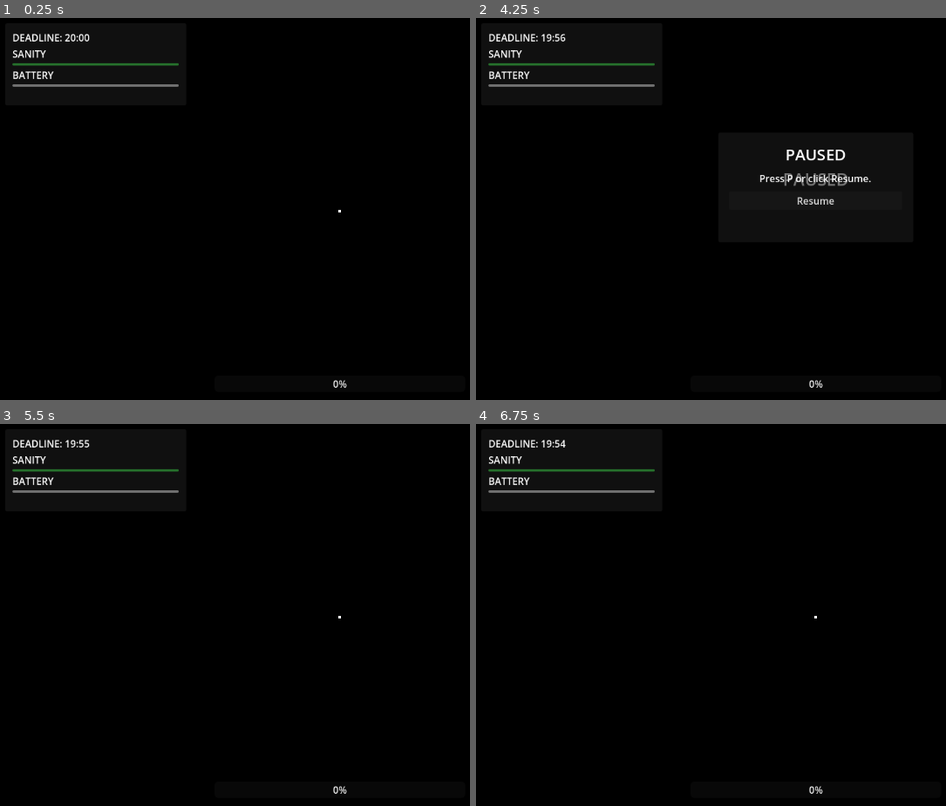
Above: before the commit, frames 1-4 (two rows, left to right).
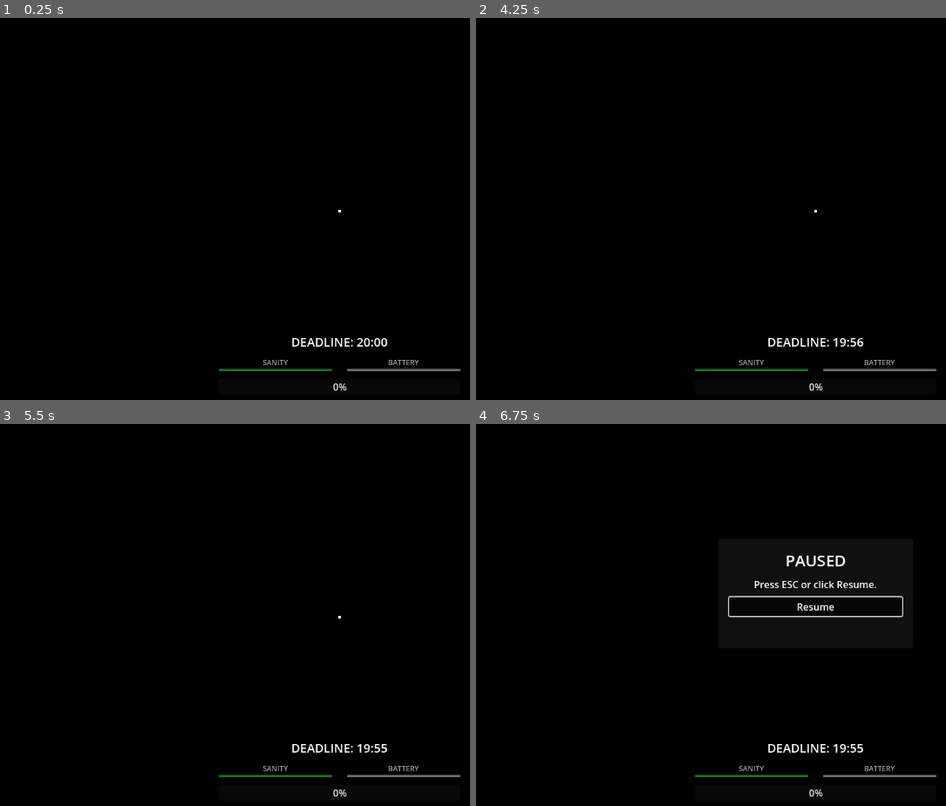
Above: after the commit, the same moments.

Repository: CahyoAditya/Deadline-Slayer-The-Ilham-Effect
Game: Godot game, scene res://Scenes/UI/HUD.tscn
Same seed, same stepped clock (60 frames per second), same inputs: the game is played once before the commit and once after it. This scene is started directly instead of the project's main scene.
Inputs (mouse positions are in pixels of both pictures, inside the frame that each line leads up to):
- Up to frame 1 (0.25 s): no input
- Up to frame 2 (4.25 s): tap Enter at 0.5, 2.75 s; move the mouse to (outside the picture) at 0.52 s; hold D (move_right) 0.53-1.25 s; hold F (flashlight) 0.53-1.25 s; click (outside the picture) at 0.67 s; drag from (678, 231) to (781, 289) at 1.27 s; tap Space at 2, 3.5 s; move the mouse to (884, 124) at 2.02 s; hold D (move_right) 2.03-2.75 s; tap V at 2.1 s; click (884, 124) at 2.17 s; drag from (781, 289) to (607, 151) at 2.77 s; move the mouse to (outside the picture) at 3.52 s; hold A (move_left) from 3.53 s (still down); hold E (interact) from 3.53 s (still down); click (outside the picture) at 3.67 s; tap P (pause) at 4.15 s
- Up to frame 3 (5.5 s): release A (move_left) at 4.25 s; release E (interact) at 4.25 s; click (338, 607) at 4.25 s, where only the run before the commit has a clickable "Resume"; tap Enter at 5 s; move the mouse to (286, 611) at 5.02 s; hold W (move_forward) from 5.03 s (still down); tap V at 5.1 s; click (286, 611) at 5.17 s
- Up to frame 4 (6.75 s): tap Escape (ui_cancel) at 5.65 s; move the mouse to (823, 618) at 5.77 s; hold F (flashlight) 5.78-6.53 s; click (823, 618) at 5.92 s; tap Space at 6.5 s; move the mouse to (790, 611) at 6.52 s; release W (move_forward) at 6.53 s; hold D (move_right) from 6.53 s (still down); tap E (interact) at 6.6 s; click (790, 611) at 6.67 s

The runs differ from the first frame. In frame 1, 1.7% of the frame differs, in the area x 2-98%, y 4-98%; in frame 2, 2.5%; in frame 3, 1.7%; in frame 4, 2.7%.

Commit message:
feat: implement game manager, shader controller, and coding terminal interaction system

Diff:
--- a/Scenes/Props/CodingTerminal.tscn
+++ b/Scenes/Props/CodingTerminal.tscn
@@ -53,4 +53,4 @@
 grow_vertical = 2
 
 [node name="CameraMarker" type="Marker3D" parent="."]
-transform = Transform3D(-4.371139e-08, 1.0000001, -7.4505806e-08, 0, 7.4505806e-08, 1.0000001, 1, 4.3711392e-08, -3.2567523e-15, 0, 0.6052281, 0)
+transform = Transform3D(-4.371139e-08, 1.0000001, -7.4505806e-08, 0, 7.4505806e-08, 1.0000001, 1, 4.3711392e-08, -3.2567523e-15, 0, 0.76343614, 0)
--- a/Scenes/UI/HUD.tscn
+++ b/Scenes/UI/HUD.tscn
@@ -31,59 +31,83 @@
 grow_vertical = 2
 mouse_filter = 2
 
-[node name="StatsPanel" type="PanelContainer" parent="Root"]
-layout_mode = 1
-anchors_preset = -1
-anchor_left = 0.02
-anchor_top = 0.02
-anchor_right = 0.28
-anchor_bottom = 0.23
-
-[node name="StatsMargin" type="MarginContainer" parent="Root/StatsPanel"]
-layout_mode = 2
-theme_override_constants/margin_left = 12
-theme_override_constants/margin_top = 12
-theme_override_constants/margin_right = 12
-theme_override_constants/margin_bottom = 12
-
-[node name="StatsVBox" type="VBoxContainer" parent="Root/StatsPanel/StatsMargin"]
-layout_mode = 2
-
-[node name="DeadlineTimer" type="Label" parent="Root/StatsPanel/StatsMargin/StatsVBox"]
-unique_name_in_owner = true
-layout_mode = 2
+[node name="BottomHUD" type="VBoxContainer" parent="Root"]
+layout_mode = 1
+anchors_preset = 7
+anchor_left = 0.5
+anchor_top = 1.0
+anchor_right = 0.5
+anchor_bottom = 1.0
+offset_left = -200.0
+offset_top = -140.0
+offset_right = 200.0
+offset_bottom = -20.0
+grow_horizontal = 2
+grow_vertical = 0
+theme_override_constants/separation = 12
+alignment = 2
+
+[node name="DeadlineTimer" type="Label" parent="Root/BottomHUD"]
+unique_name_in_owner = true
+layout_mode = 2
+theme_override_font_sizes/font_size = 20
+theme_override_colors/font_shadow_color = Color(0, 0, 0, 0.8)
+theme_override_constants/shadow_offset_x = 1
+theme_override_constants/shadow_offset_y = 1
 text = "DEADLINE: 20:00"
-
-[node name="SanityLabel" type="Label" parent="Root/StatsPanel/StatsMargin/StatsVBox"]
-layout_mode = 2
+horizontal_alignment = 1
+
+[node name="BarsHBox" type="HBoxContainer" parent="Root/BottomHUD"]
+layout_mode = 2
+theme_override_constants/separation = 24
+alignment = 1
+
+[node name="SanityVBox" type="VBoxContainer" parent="Root/BottomHUD/BarsHBox"]
+layout_mode = 2
+size_flags_horizontal = 3
+theme_override_constants/separation = 2
+
+[node name="SanityLabel" type="Label" parent="Root/BottomHUD/BarsHBox/SanityVBox"]
+layout_mode = 2
+theme_override_font_sizes/font_size = 12
+theme_override_colors/font_color = Color(0.8, 0.8, 0.8, 0.8)
+theme_override_colors/font_shadow_color = Color(0, 0, 0, 0.8)
 text = "SANITY"
-
-[node name="SanityBar" type="ProgressBar" parent="Root/StatsPanel/StatsMargin/StatsVBox"]
-unique_name_in_owner = true
-layout_mode = 2
+horizontal_alignment = 1
+
+[node name="SanityBar" type="ProgressBar" parent="Root/BottomHUD/BarsHBox/SanityVBox"]
+unique_name_in_owner = true
+layout_mode = 2
+custom_minimum_size = Vector2(0, 4)
 max_value = 100.0
 value = 100.0
 show_percentage = false
 
-[node name="BatteryLabel" type="Label" parent="Root/StatsPanel/StatsMargin/StatsVBox"]
-layout_mode = 2
+[node name="BatteryVBox" type="VBoxContainer" parent="Root/BottomHUD/BarsHBox"]
+layout_mode = 2
+size_flags_horizontal = 3
+theme_override_constants/separation = 2
+
+[node name="BatteryLabel" type="Label" parent="Root/BottomHUD/BarsHBox/BatteryVBox"]
+layout_mode = 2
+theme_override_font_sizes/font_size = 12
+theme_override_colors/font_color = Color(0.8, 0.8, 0.8, 0.8)
+theme_override_colors/font_shadow_color = Color(0, 0, 0, 0.8)
 text = "BATTERY"
-
-[node name="BatteryMeter" type="ProgressBar" parent="Root/StatsPanel/StatsMargin/StatsVBox"]
-unique_name_in_owner = true
-layout_mode = 2
+horizontal_alignment = 1
+
+[node name="BatteryMeter" type="ProgressBar" parent="Root/BottomHUD/BarsHBox/BatteryVBox"]
+unique_name_in_owner = true
+layout_mode = 2
+custom_minimum_size = Vector2(0, 4)
 max_value = 100.0
 value = 100.0
 show_percentage = false
 
-[node name="ProgressBar" type="ProgressBar" parent="Root"]
-unique_name_in_owner = true
-layout_mode = 1
-anchors_preset = -1
-anchor_left = 0.32
-anchor_top = 0.92
-anchor_right = 0.68
-anchor_bottom = 0.96
+[node name="ProgressBar" type="ProgressBar" parent="Root/BottomHUD"]
+unique_name_in_owner = true
+layout_mode = 2
+custom_minimum_size = Vector2(0, 14)
 max_value = 100.0
 show_percentage = true
 
@@ -142,7 +166,7 @@
 
 [node name="PauseHelp" type="Label" parent="Root/PauseOverlay/PauseMargin/PauseVBox"]
 layout_mode = 2
-text = "Press P or click Resume."
+text = "Press ESC or click Resume."
 horizontal_alignment = 1
 
 [node name="ResumeButton" type="Button" parent="Root/PauseOverlay/PauseMargin/PauseVBox"]
--- a/Scripts/Autoload/EventBus.gd
+++ b/Scripts/Autoload/EventBus.gd
@@ -125,3 +125,8 @@
 
 func emit_message_requested(text: String) -> void:
 	message_requested.emit(text)
+
+signal camera_moved(velocity: Vector2)
+
+func emit_camera_moved(velocity: Vector2) -> void:
+	camera_moved.emit(velocity)
--- a/Scripts/Autoload/GameManager.gd
+++ b/Scripts/Autoload/GameManager.gd
@@ -62,7 +62,6 @@
 func pause_game() -> void:
 	if current_state == GameState.PLAYING:
 		set_state(GameState.PAUSED)
-		EventBus.emit_message_requested("PAUSED")
 
 func resume_game() -> void:
 	if current_state == GameState.PAUSED:
--- a/Scripts/Player.gd
+++ b/Scripts/Player.gd
@@ -6,6 +6,12 @@
 
 var gravity = ProjectSettings.get_setting("physics/3d/default_gravity")
 var input_locked := false
+
+# Camera Sway
+const SWAY_AMOUNT := 0.0025
+const SWAY_LERP := 10.0
+const MAX_SWAY := 0.05
+var _target_roll := 0.0
 
 @onready var head = $Head
 @onready var camera = $Head/Camera3D
@@ -29,6 +35,10 @@
 		head.rotate_y(-event.relative.x * MOUSE_SENSITIVITY)
 		camera.rotate_x(-event.relative.y * MOUSE_SENSITIVITY)
 		camera.rotation.x = clamp(camera.rotation.x, deg_to_rad(-80), deg_to_rad(80))
+		EventBus.emit_camera_moved(event.relative)
+
+		# Set target roll for camera sway
+		_target_roll = clamp(-event.relative.x * SWAY_AMOUNT, -MAX_SWAY, MAX_SWAY)
 
 	if event.is_action_pressed("ui_cancel"):
 		if Input.get_mouse_mode() == Input.MOUSE_MODE_CAPTURED:
@@ -46,6 +56,7 @@
 		if target != null:
 			AudioManager.play_sfx("interact", 0.0)
 			target.interact(self)
+
 
 func _physics_process(delta):
 	if not is_on_floor():
@@ -71,10 +82,16 @@
 		else:
 			_footstep_timer = 0.0
 
-func _process(_delta: float) -> void:
+func _process(delta: float) -> void:
 	if input_locked or not GameManager.is_playing():
 		EventBus.emit_interact_hint_changed("")
+		camera.rotation.z = lerp(camera.rotation.z, 0.0, SWAY_LERP * delta)
 		return
+
+	# Smoothly tilt camera towards target_roll
+	camera.rotation.z = lerp(camera.rotation.z, _target_roll, SWAY_LERP * delta)
+	# Slowly return target_roll back to 0
+	_target_roll = lerp(_target_roll, 0.0, (SWAY_LERP * 0.5) * delta)
 
 	if interact_ray.is_colliding():
 		var collider = interact_ray.get_collider()
--- a/Scripts/UI/HUDController.gd
+++ b/Scripts/UI/HUDController.gd
@@ -16,6 +16,7 @@
 @onready var quit_button: Button = %QuitButton
 @onready var crosshair: ColorRect = %Crosshair
 
+var _is_terminal_open := false
 var last_sanity := 100.0
 var last_battery := 100.0
 var last_progress := 0.0
@@ -32,8 +33,14 @@
 	EventBus.game_won.connect(_on_game_won)
 	EventBus.game_paused.connect(_on_game_paused)
 	EventBus.game_resumed.connect(_on_game_resumed)
-	EventBus.terminal_opened.connect(func() -> void: crosshair.visible = false)
-	EventBus.terminal_closed.connect(func() -> void: crosshair.visible = true)
+	EventBus.terminal_opened.connect(func() -> void:
+		crosshair.visible = false
+		_is_terminal_open = true
+	)
+	EventBus.terminal_closed.connect(func() -> void:
+		crosshair.visible = true
+		_is_terminal_open = false
+	)
 	resume_button.pressed.connect(GameManager.resume_game)
 	retry_button.pressed.connect(GameManager.restart_game)
 	quit_button.pressed.connect(func() -> void: get_tree().quit())
@@ -46,7 +53,7 @@
 	end_screen.visible = false
 
 func _unhandled_input(event: InputEvent) -> void:
-	if event.is_action_pressed("pause"):
+	if event.is_action_pressed("ui_cancel") and not _is_terminal_open:
 		GameManager.toggle_pause()
 		get_viewport().set_input_as_handled()
 
--- a/Scripts/UI/ShaderController.gd
+++ b/Scripts/UI/ShaderController.gd
@@ -13,6 +13,10 @@
 var _vhs_rect: ColorRect
 var _glitch_rect: ColorRect
 var _ps1_rect: ColorRect
+
+var _motion_blur_mat: ShaderMaterial
+var _target_motion := Vector2.ZERO
+var _current_motion := Vector2.ZERO
 
 # ─── State ────────────────────────────────────────────────────────────────────
 var _current_preset := "calm"
@@ -80,6 +84,7 @@
 	EventBus.game_won.connect(_on_game_won)
 	EventBus.game_lost.connect(_on_game_lost)
 	EventBus.sanity_changed.connect(_on_sanity_changed)
+	EventBus.camera_moved.connect(_on_camera_moved)
 
 func _init_materials() -> void:
 	# Siblings on the parent PostProcessLayer
@@ -95,7 +100,37 @@
 	if _ps1_rect:
 		_ps1_post_mat = _ps1_rect.material as ShaderMaterial
 
+	# Dynamic Motion Blur Injection
+	var bbc = BackBufferCopy.new()
+	bbc.copy_mode = BackBufferCopy.COPY_MODE_VIEWPORT
+	parent.add_child(bbc)
+
+	var mb_rect = ColorRect.new()
+	mb_rect.set_anchors_and_offsets_preset(Control.PRESET_FULL_RECT)
+	mb_rect.mouse_filter = Control.MOUSE_FILTER_IGNORE
+	_motion_blur_mat = ShaderMaterial.new()
+	_motion_blur_mat.shader = load("res://Shaders/MOTION_BLUR.gdshader")
+	mb_rect.material = _motion_blur_mat
+	parent.add_child(mb_rect)
+
 	_apply_preset("calm", 0.0)
+
+func _on_camera_moved(velocity: Vector2) -> void:
+	# Convert pixel velocity to UV velocity (scaling it down significantly)
+	_target_motion = velocity * 0.0003
+
+func _process(delta: float) -> void:
+	if not _motion_blur_mat:
+		return
+
+	# Smoothly interpolate current motion to target motion
+	_current_motion = _current_motion.lerp(_target_motion, 15.0 * delta)
+
+	# Apply to shader
+	_motion_blur_mat.set_shader_parameter("motion_vector", _current_motion)
+
+	# Decay target motion back to zero rapidly so it only blurs while moving
+	_target_motion = _target_motion.lerp(Vector2.ZERO, 30.0 * delta)
 
 # ─── EventBus Handlers ───────────────────────────────────────────────────────
 
--- /dev/null
+++ b/Shaders/MOTION_BLUR.gdshader
@@ -0,0 +1,17 @@
+shader_type canvas_item;
+
+uniform sampler2D SCREEN_TEXTURE : hint_screen_texture, filter_linear_mipmap;
+uniform vec2 motion_vector = vec2(0.0, 0.0);
+uniform int blur_samples = 8;
+
+void fragment() {
+    vec2 uv = SCREEN_UV;
+    vec4 color = vec4(0.0);
+
+    for (int i = 0; i < blur_samples; i++) {
+        float offset = (float(i) / float(blur_samples - 1)) - 0.5;
+        color += texture(SCREEN_TEXTURE, uv + (motion_vector * offset));
+    }
+
+    COLOR = color / float(blur_samples);
+}
Not shown, added: Shaders/MOTION_BLUR.gdshader.uid
